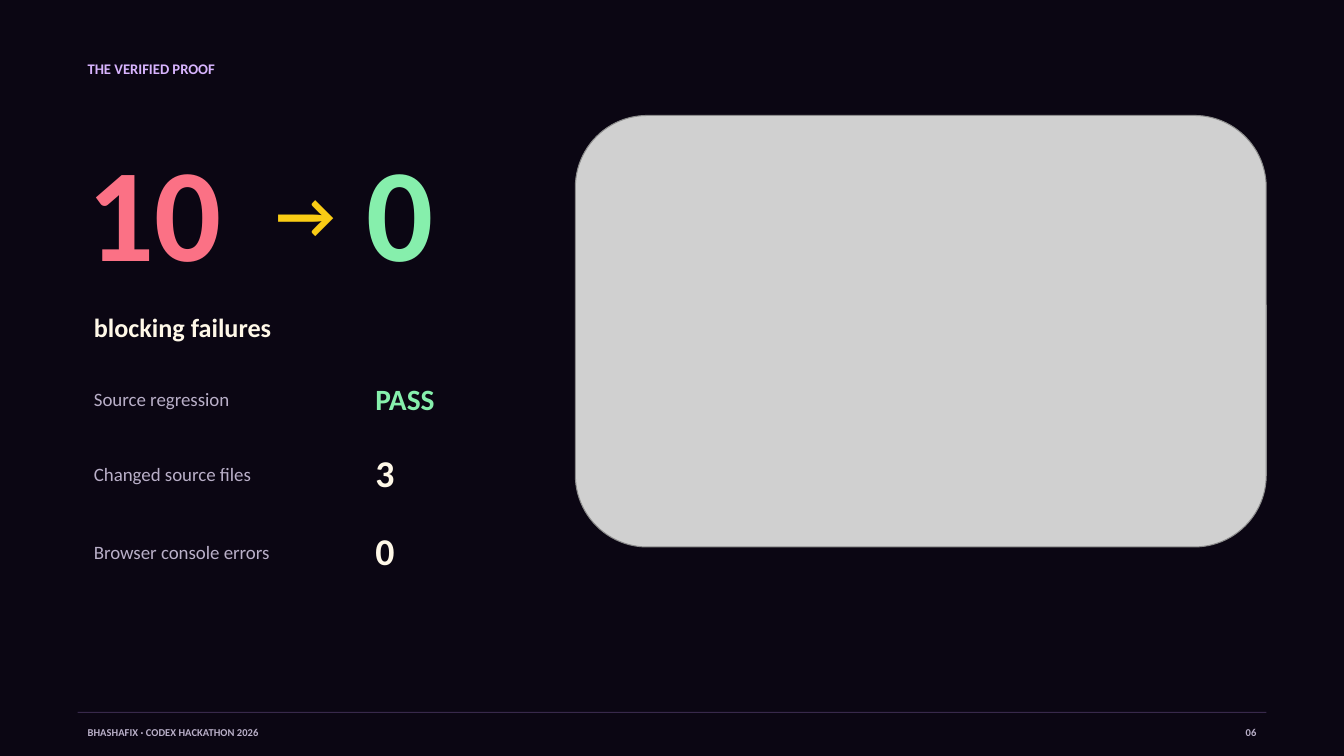
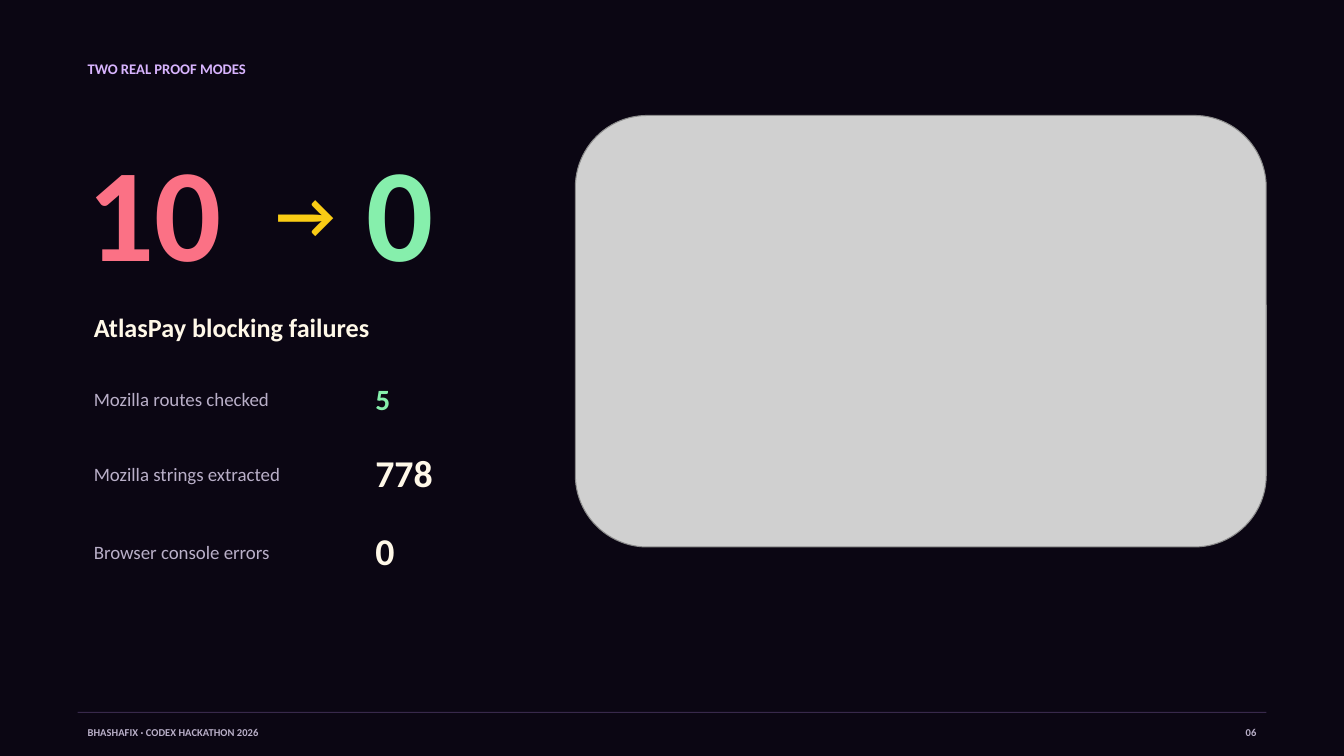
Before and after one commit to vaibhav4046/bhashafix, a slide deck: slide 6 of submission/BhashaFix-Hackathon-Deck.pptx. Drawn at 1344x756 pixels with LibreOffice and Linux fonts; fonts in the diff are those of the drawing; grey boxes stand for pictures. Boxes give left, top, right and bottom in pixels: in the first picture for what was removed or moved away, otherwise in the second. Text is boxed around its words. In the diff, an @@ line names an element or a change of style, - is before the commit and + after.

Commit message:
feat: make public scans real and evidence-first

```diff
--- a/submission/BhashaFix-Hackathon-Deck.pptx
+++ b/submission/BhashaFix-Hackathon-Deck.pptx
@@ text at (88, 64, 246, 74): text changed @@
-THE VERIFIED PROOF
+TWO REAL PROOF MODES
@@ text at (94, 318, 369, 342): text changed @@
-blocking failures
+AtlasPay blocking failures
@@ text at (94, 393, 268, 406): text changed @@
-Source regression
+Mozilla routes checked
@@ text at (375, 391, 390, 410): text changed @@
-PASS
+5
@@ text at (94, 468, 280, 484): text changed @@
-Changed source files
+Mozilla strings extracted
@@ text at (375, 461, 432, 488): text changed @@
-3
+778
```
Also in this commit, not shown: 35 other files.
